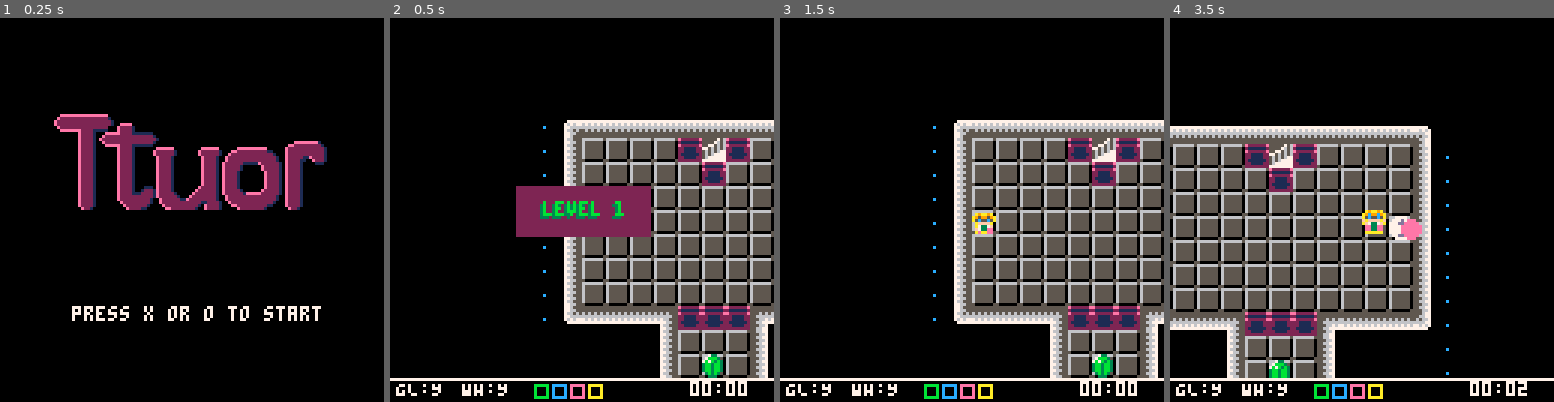
Above: before the commit, frames 1-4 (left to right).
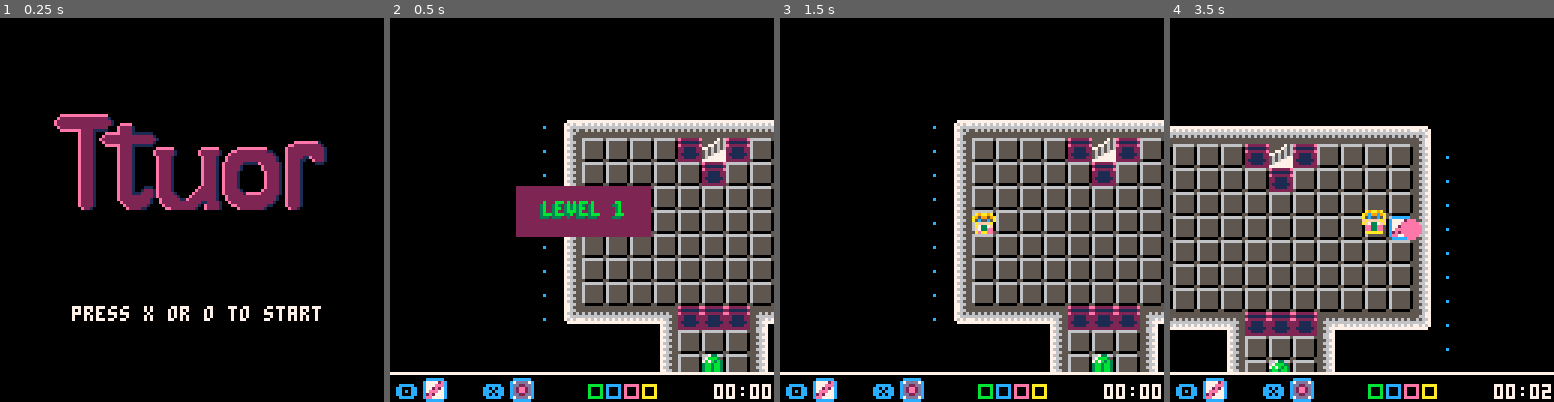
Above: after the commit, the same moments.

Repository: kitasuna/pico8-ttuor
Game: PICO-8 cartridge main.p8
The game is run twice, just before and just after one commit, with the same random seed, the same clock (stepped at 60 frames per second) and the same inputs.
Inputs:
- Up to frame 1 (0.25 s): no input
- Up to frame 2 (0.5 s): tap X (X key) at 0.33 s
- Up to frame 3 (1.5 s): tap O (Z key) at 0.7 s; tap X (X key) at 1.07 s
- Up to frame 4 (3.5 s): hold Right 1.6-2.1 s; tap O (Z key) every 0.4 s from 1.7 to 3.3 s; tap X (X key) at 1.85, 2.97 s; hold Up 2.15-2.42 s; hold Right 2.47-3.03 s; hold Left from 3.08 s (still down)

Frame 1 is identical in both runs. In frame 2, 3.9% of the frame differs, in the area x 0-100%, y 92-100%; in frame 3, 3.9%; in frame 4, 4.2%, in the area x 0-100%, y 51-100%.

Commit message:
Add item sprites

Diff:
--- a/main.p8
+++ b/main.p8
@@ -113,13 +113,21 @@
 
   -- Draw inventory
   camera()
-  line(0, 120, 128, 120, CLR_WHT)
-  rectfill(0, 121, 128, 128, CLR_BLK)
+  line(0, 118, 128, 118, CLR_WHT)
+  rectfill(0, 119, 128, 128, CLR_BLK)
   -- print("D: "..player.deaths)
-  print("GL:".. (player.inventory.glove > 0 and "Y" or "N"), 2, 121, CLR_WHT)
-  print("WH:".. (player.inventory.wormhole > 0 and "Y" or "N"), 24, 121, CLR_WHT)
-  inventory_draw(42, 122)
-  timer_draw(100, 121)
+  print("🅾️", 2, 122, CLR_BLU)
+  print("❎", 31, 122, CLR_BLU)
+  spr(41, 11, 120)
+  spr(41, 40, 120)
+  if player.inventory.glove > 0 then
+    spr(39, 11, 120)
+  end
+  if player.inventory.wormhole > 0 then
+    spr(40, 40, 120)
+  end
+  inventory_draw(60, 122)
+  timer_draw(108, 122)
 end
 
 game_update = function()
@@ -260,7 +268,7 @@
   invcolors = {CLR_GRN, CLR_BLU, CLR_PNK, CLR_YLW, CLR_GRY}
   invfx = flsrc(0, 0, 0.05, {})
   invfx.handle_player_item_collision = function(payload)
-    invfx.pos_x = 42 + (payload.entity.item_index * 6)
+    invfx.pos_x = 60 + (payload.entity.item_index * 6)
     invfx.pos_y = 122
     invfx.colors = {CLR_WHT, invcolors[payload.entity.item_index]}
     for i=0,20 do
@@ -425,14 +433,14 @@
 e333333ee333333ee333333e0a7777a000a773a00a7337a000a773a00a7777a00a7773560a733566655777a0000000003bb3bb301cc1cc108ee8ee809aa9aa90
 ee3cc3eeee3aa3eeee3aa3ee0a7777a000a777a00a7337a000a777a00a777ee00e77e3a00f73337a0a7777e00000000003b3b30001c1c10008e8e80009a9a900
 ccccccccacacacaccacacaca0eeaaee000eeaee00eeaaee000eeaee00aeaaee00eeaaea00aeaaee00aeaaee00000000000333000001110000088800000999000
-007ee0000003b3000001c1000008e8000009a900000e6e000000000000777700007777008800000080000000e222222e00000000070707070000000000000000
-07666e00b000b003c000c001e000e008a000a0096000600e000000000777d77007dddd70089aa9a0889aa9a0211111120e2222e07aaaaaa00000000000000000
-7676e6e03b0000001c0000008e0000009a000000e600000000000000777dd77777777d77a989959aa989959ae222222e022112200aaaaaa70000000000000000
-e66e66e00bb0b0b00cc0c0c00ee0e0e00aa0a0a006606060000000007777d77777dddd77a5885f5aa5885c5a221111220e2222e07aaaaaa00000000000000000
-e66e66e003300bb001100cc008800ee009900aa00ee00660000000007777d77777d777770af88fa00aff88a022111122022112200aaaaaa70000000000000000
-e66e66e00b000bb00c000cc00e000ee00a000aa006000660000000007777d77777d77777065588a00a7ee88021111112021111207aaaaaa00000000000000000
-0e6e6e0003030b0301010c0108080e0809090a090e0e060e00000000077ddd7007dddd700a3778800f733e8822111122022222200aaaaaa70000000000000000
-00eee0000000030000000100000008000000090000000e000000000000777700007777000aeaae800aeaaee82222222200000000707070700000000000000000
+007ee0000003b3000001c1000008e8000009a900000e6e00000000000cccccc00cccccc00cccccc00cccccc0e222222e00000000070707070000000000000000
+07666e00b000b003c000c001e000e008a000a0096000600e00000000c77772ecc7dddd7cc000000cc7eeee71211111120e2222e07aaaaaa00000000000000000
+7676e6e03b0000001c0000008e0000009a000000e600000000000000c777eeeccdd22ddcc000000cce7227e1e222222e022112200aaaaaa70000000000000000
+e66e66e00bb0b0b00cc0c0c00ee0e0e00aa0a0a00660606000000000c772e27ccd2ee2dcc000000cce2ee2e1221111220e2222e07aaaaaa00000000000000000
+e66e66e003300bb001100cc008800ee009900aa00ee0066000000000c7eee77ccd2ee2dcc000000cce2ee2e122111122022112200aaaaaa70000000000000000
+e66e66e00b000bb00c000cc00e000ee00a000aa00600066000000000c2e2777ccdd22ddcc000000cce7227e121111112021111207aaaaaa00000000000000000
+0e6e6e0003030b0301010c0108080e0809090a090e0e060e00000000cee7777cc7dddd7cc000000cc7eeee7122111122022222200aaaaaa70000000000000000
+00eee0000000030000000100000008000000090000000e00000000000cccccc00cccccc00cccccc0011111102222222200000000707070700000000000000000
 00766555555667005555575677777777000000000000000000000000000000000000000000000000000000000000000000000000000000000000000000000000
 00776655556677005555765670000567000000000000000000000000000000000000000000000000000000000000000000000000000000000000000000000000
 00766ddcccd667005577565670056567000000000000000000000000000000000000000000000000000000000000000000000000000000000000000000000000
@@ -538,7 +546,7 @@
 000000000000000000000000000000000000000000e22221000000000e222222210000e2222222222210e22221000ee2222222222110000e2222100000000000
 0000000000000000000000000000000000000000000e22100000000000e222211000000ee22222222100e2222100000e2222222210000000e221000000000000
 __gff__
-0001010101010101010101010101010101010101010101010101010004040404040404040404000000010110001010000000420242000000000000000000000002000000000000000000000000000000020202020200000000000000000000002202000000000000000000000000000002020202020200000000000000000000
+0001010101010101010101010101010101010101010101010101010004040404040404040404000000000010001010000000420242000000000000000000000002000000000000000000000000000000020202020200000000000000000000002202000000000000000000000000000002020202020200000000000000000000
 0000000000000000000000000000000000000000000000000000000000000000000000000000000000000000000000000000000000000000000000000000000000000000000000000000000000000000000000000000000000000000000000000000000000000000000000000000000000000000000000000000000000000000
 __map__
 6045434343434343434343434346004543434343460000000000000000000000000000000000000000606045434343000000000000000000000000454343434343460000000000000000000000000000000000000000000000000000000000000000000000000000000000000000000000000000000000000000000000000000
